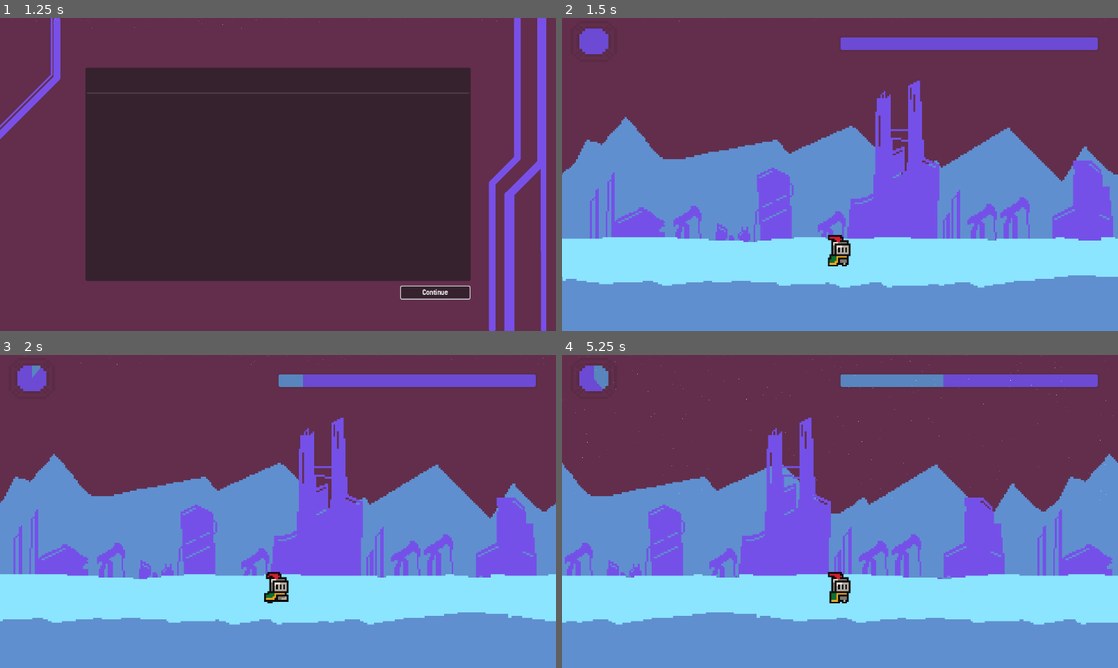
Above: before the commit, frames 1-4 (two rows, left to right).
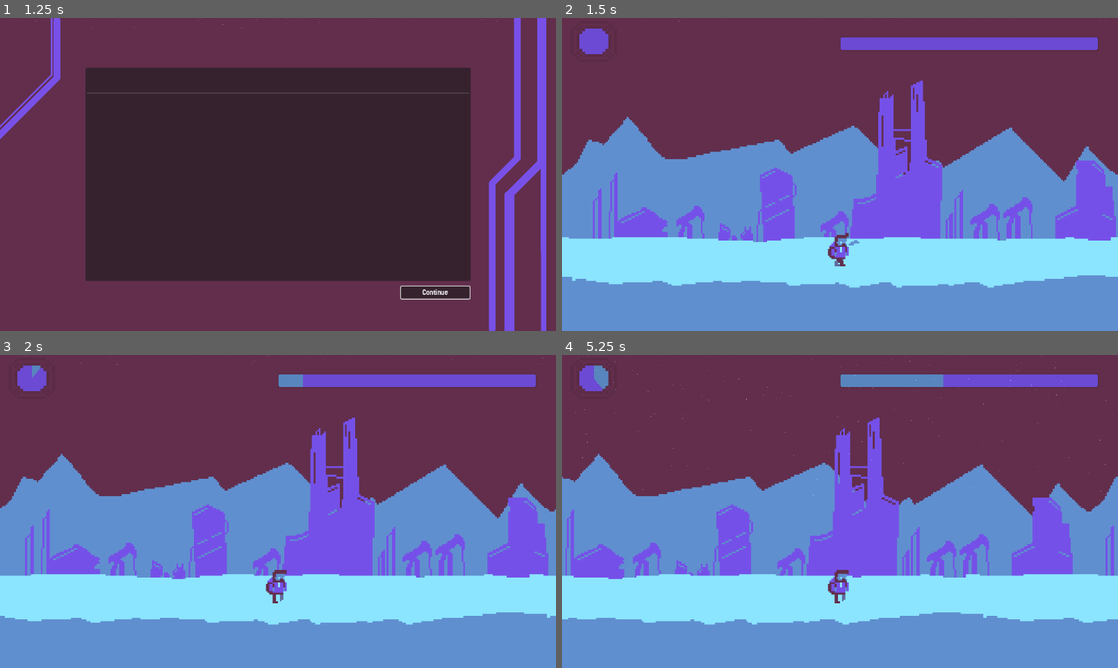
Above: after the commit, the same moments.

Repository: Mightysmallfry/BonesAndBullets
Game: Godot game, scene res://Menus/main_menu.tscn
The game is run twice, just before and just after one commit, with the same random seed, the same clock (stepped at 60 frames per second) and the same inputs.
Inputs (mouse positions are in pixels of both pictures, inside the frame that each line leads up to):
- Up to frame 1 (1.25 s): click "Begin Your Expedition" at 0.5 s
- Up to frame 2 (1.5 s): click "Continue" at 1.25 s
- Up to frame 3 (2 s): no input
- Up to frame 4 (5.25 s): tap Enter at 2 s; move the mouse to (962, 495) at 2.02 s; click (962, 495) at 2.17 s; move the mouse to (728, 527) at 2.77 s; click (728, 527) at 2.92 s; move the mouse to (895, 442) at 3.52 s; click (895, 442) at 3.67 s; move the mouse to (812, 574) at 4.27 s; click (812, 574) at 4.42 s; move the mouse to (1006, 558) at 5.02 s; click (1006, 558) at 5.17 s

Frame 1 is identical in both runs. In frame 2, 5.3% of the frame differs, in the area x 0-100%, y 20-87%; in frame 3, 11%; in frame 4, 21%.

Commit message:
Updated Player and End Screen button

Diff:
--- a/Menus/end_menu.tscn
+++ b/Menus/end_menu.tscn
@@ -77,7 +77,7 @@
 text = "Light the Candle
 [Return to Main Menu]"
 script = ExtResource("1_xh4fv")
-NextScenePath = "res://World/main.tscn"
+NextScenePath = "res://Menus/main_menu.tscn"
 
 [node name="PanelContainer" type="PanelContainer" parent="."]
 layout_mode = 1
--- a/Player/player.tscn
+++ b/Player/player.tscn
@@ -1,6 +1,8 @@
-[gd_scene load_steps=23 format=3 uid="uid://6j000qlyjlus"]
+[gd_scene load_steps=38 format=3 uid="uid://6j000qlyjlus"]
 
 [ext_resource type="Texture2D" uid="uid://bsr7r6hlxq6en" path="res://Player/knight.png" id="1_l8h54"]
+[ext_resource type="Texture2D" uid="uid://c1m5ddaxgvv78" path="res://Player/Test/IdleSpriteSheet.png" id="2_btcbx"]
+[ext_resource type="Texture2D" uid="uid://cejgml63w2eug" path="res://Player/Test/WalkSpriteSheet.png" id="3_gwnis"]
 
 [sub_resource type="AtlasTexture" id="AtlasTexture_4ntmi"]
 atlas = ExtResource("1_l8h54")
@@ -17,6 +19,58 @@
 [sub_resource type="AtlasTexture" id="AtlasTexture_k53q1"]
 atlas = ExtResource("1_l8h54")
 region = Rect2(96, 0, 32, 32)
+
+[sub_resource type="AtlasTexture" id="AtlasTexture_hshwv"]
+atlas = ExtResource("2_btcbx")
+region = Rect2(0, 0, 32, 32)
+
+[sub_resource type="AtlasTexture" id="AtlasTexture_gpjlu"]
+atlas = ExtResource("2_btcbx")
+region = Rect2(32, 0, 32, 32)
+
+[sub_resource type="AtlasTexture" id="AtlasTexture_8mwp6"]
+atlas = ExtResource("2_btcbx")
+region = Rect2(64, 0, 32, 32)
+
+[sub_resource type="AtlasTexture" id="AtlasTexture_qemgg"]
+atlas = ExtResource("2_btcbx")
+region = Rect2(0, 32, 32, 32)
+
+[sub_resource type="AtlasTexture" id="AtlasTexture_8viyr"]
+atlas = ExtResource("2_btcbx")
+region = Rect2(32, 32, 32, 32)
+
+[sub_resource type="AtlasTexture" id="AtlasTexture_sm0op"]
+atlas = ExtResource("3_gwnis")
+region = Rect2(0, 0, 32, 32)
+
+[sub_resource type="AtlasTexture" id="AtlasTexture_76lrf"]
+atlas = ExtResource("3_gwnis")
+region = Rect2(32, 0, 32, 32)
+
+[sub_resource type="AtlasTexture" id="AtlasTexture_efx54"]
+atlas = ExtResource("3_gwnis")
+region = Rect2(64, 0, 32, 32)
+
+[sub_resource type="AtlasTexture" id="AtlasTexture_755ss"]
+atlas = ExtResource("3_gwnis")
+region = Rect2(0, 32, 32, 32)
+
+[sub_resource type="AtlasTexture" id="AtlasTexture_bbimk"]
+atlas = ExtResource("3_gwnis")
+region = Rect2(32, 32, 32, 32)
+
+[sub_resource type="AtlasTexture" id="AtlasTexture_m0h3t"]
+atlas = ExtResource("3_gwnis")
+region = Rect2(64, 32, 32, 32)
+
+[sub_resource type="AtlasTexture" id="AtlasTexture_i4o1l"]
+atlas = ExtResource("3_gwnis")
+region = Rect2(0, 64, 32, 32)
+
+[sub_resource type="AtlasTexture" id="AtlasTexture_j2n6q"]
+atlas = ExtResource("3_gwnis")
+region = Rect2(32, 64, 32, 32)
 
 [sub_resource type="AtlasTexture" id="AtlasTexture_fhl08"]
 atlas = ExtResource("1_l8h54")
@@ -99,6 +153,55 @@
 }],
 "loop": true,
 "name": &"idle",
+"speed": 5.0
+}, {
+"frames": [{
+"duration": 1.0,
+"texture": SubResource("AtlasTexture_hshwv")
+}, {
+"duration": 1.0,
+"texture": SubResource("AtlasTexture_gpjlu")
+}, {
+"duration": 1.0,
+"texture": SubResource("AtlasTexture_8mwp6")
+}, {
+"duration": 1.0,
+"texture": SubResource("AtlasTexture_qemgg")
+}, {
+"duration": 1.0,
+"texture": SubResource("AtlasTexture_8viyr")
+}],
+"loop": true,
+"name": &"idle_actual",
+"speed": 5.0
+}, {
+"frames": [{
+"duration": 1.0,
+"texture": SubResource("AtlasTexture_sm0op")
+}, {
+"duration": 1.0,
+"texture": SubResource("AtlasTexture_76lrf")
+}, {
+"duration": 1.0,
+"texture": SubResource("AtlasTexture_efx54")
+}, {
+"duration": 1.0,
+"texture": SubResource("AtlasTexture_755ss")
+}, {
+"duration": 1.0,
+"texture": SubResource("AtlasTexture_bbimk")
+}, {
+"duration": 1.0,
+"texture": SubResource("AtlasTexture_m0h3t")
+}, {
+"duration": 1.0,
+"texture": SubResource("AtlasTexture_i4o1l")
+}, {
+"duration": 1.0,
+"texture": SubResource("AtlasTexture_j2n6q")
+}],
+"loop": true,
+"name": &"run_actual",
 "speed": 5.0
 }, {
 "frames": [{
@@ -159,5 +262,6 @@
 
 [node name="AnimatedSprite2D" type="AnimatedSprite2D" parent="."]
 sprite_frames = SubResource("SpriteFrames_hshwv")
-animation = &"running"
-autoplay = "running"
+animation = &"idle_actual"
+autoplay = "run_actual"
+frame_progress = 0.5239568
--- a/World/main.tscn
+++ b/World/main.tscn
@@ -143,7 +143,7 @@
 visible = false
 
 [node name="Player" parent="." instance=ExtResource("11_ps454")]
-position = Vector2(576, 471)
+position = Vector2(576, 485.00003)
 scale = Vector2(3.6, 3.6)
 
 [node name="[journeyTheme]ThroughTheDesolateJourneyHomeV0a" type="AudioStreamPlayer" parent="."]
--- a/World/parallax_manager.gd
+++ b/World/parallax_manager.gd
@@ -12,7 +12,7 @@
 @export var foregroundScrollScale: float = 1
 
 @export_category("Scroll Speed")
-@export var speedConst:float = 200
+@export var speedConst:float = 80
 @export var parallaxSpeed: float = 1
 
 # Called when the node enters the scene tree for the first time.
